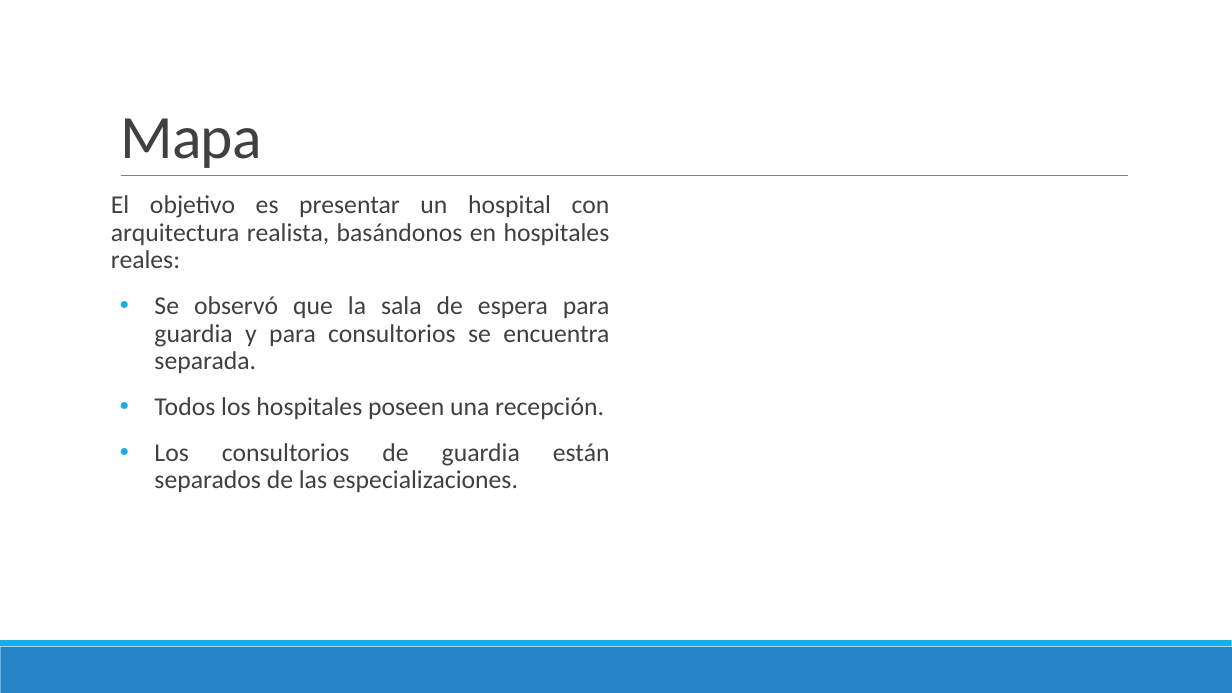
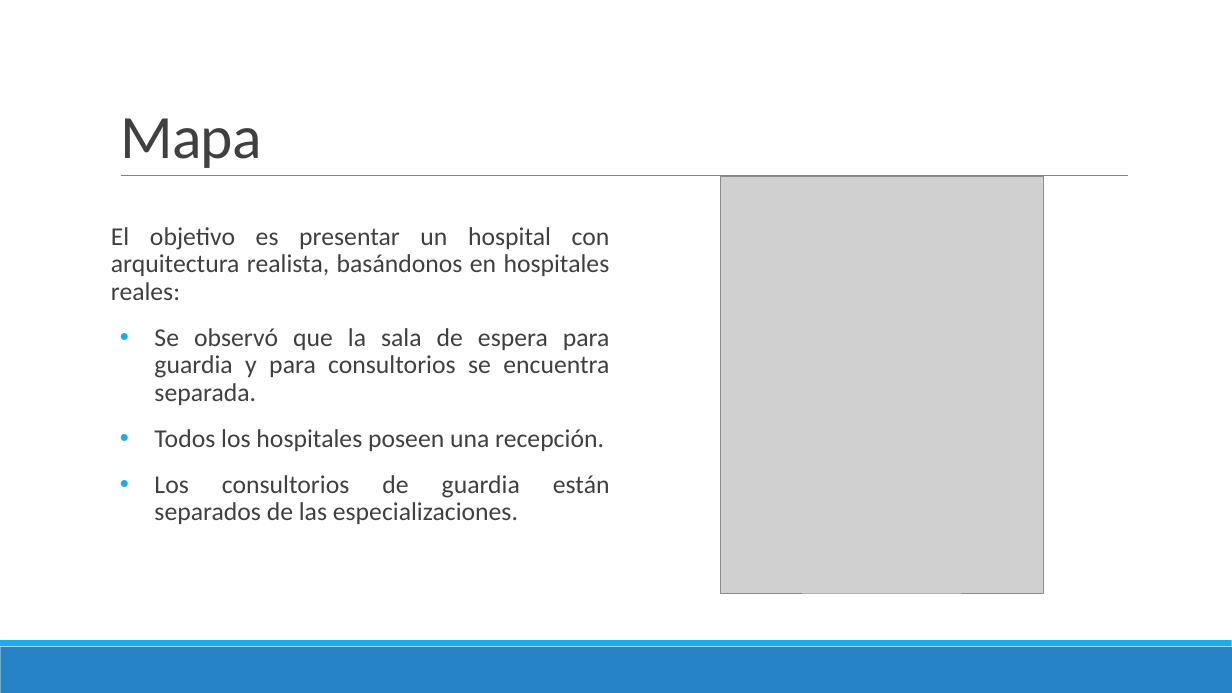
Before and after one commit to ArrecheCristian/STR_ProyectoSalud, a slide deck: slide 7 of presentacion/presentacion1/powerpoint.pptx. Drawn at 1232x693 pixels with LibreOffice and Linux fonts; fonts in the diff are those of the drawing; grey boxes stand for pictures. Boxes give left, top, right and bottom in pixels: in the first picture for what was removed or moved away, otherwise in the second. Text is boxed around its words. In the diff, an @@ line names an element or a change of style, - is before the commit and + after.

Commit message:
Mapa V1 agregado

```diff
--- a/presentacion/presentacion1/powerpoint.pptx
+++ b/presentacion/presentacion1/powerpoint.pptx
@@ picture added at (720,177,1043,593) @@
@@ text "El objetivo es presentar un ..." at (111,227,610,524): vertical alignment top to middle @@
```
Also in this commit, not shown: 1 other file.
